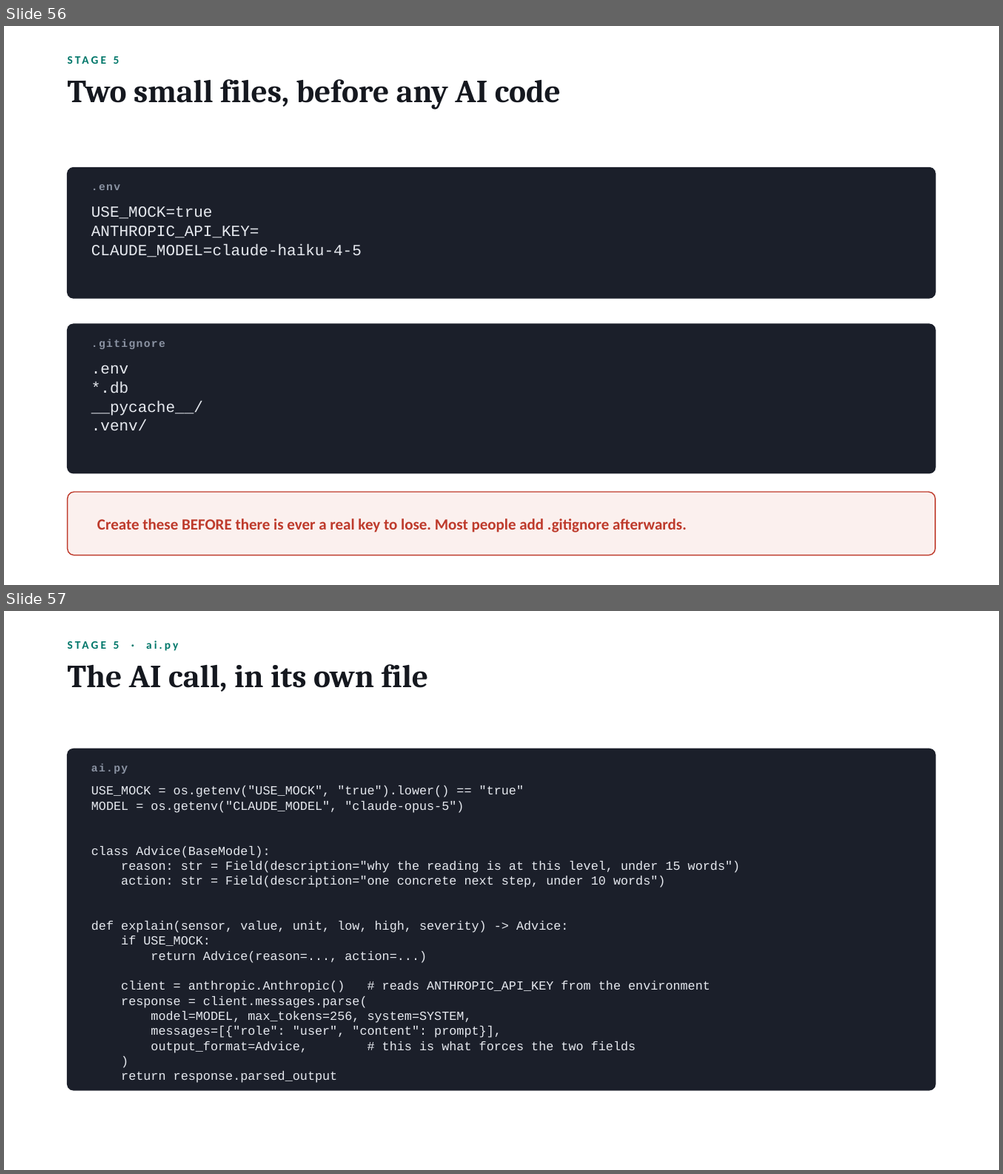
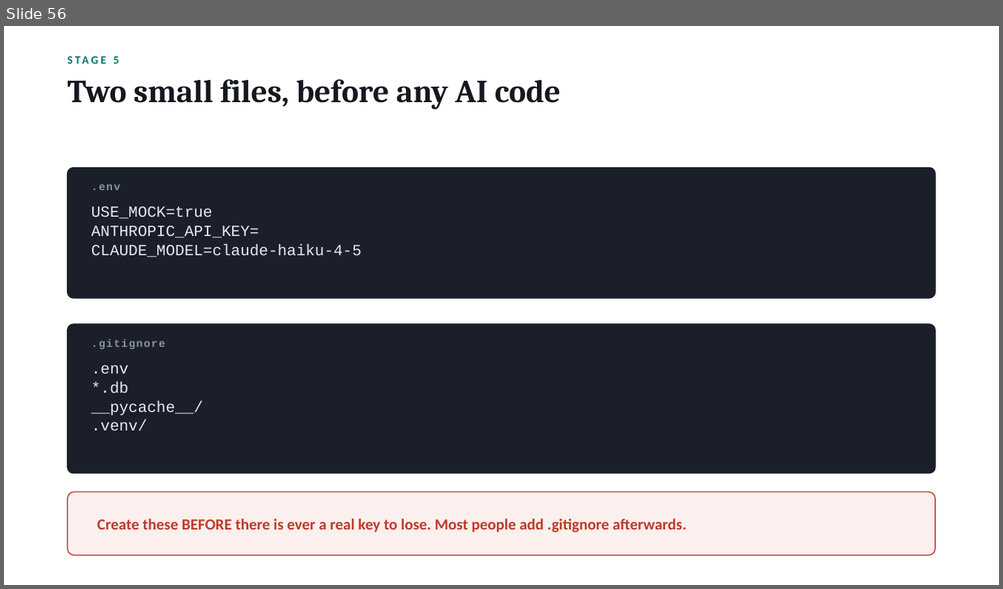
Before and after one commit to Shamsu3100/demon-, a slide deck: Nexus_Workshop_Deck.pptx. Shown one above the other, each under a label of ours: slides 56 and 57 before the commit, slide 56 after it. The pictures are 1003x1174 and 1003x589 pixels, drawn with LibreOffice and Linux fonts; fonts in the diff are those of the drawing. Boxes give left, top, right and bottom in pixels: in the first picture for what was removed or moved away, otherwise in the second. Text is boxed around its words. In the diff, an @@ line names an element or a change of style, - is before the commit and + after.

```diff
--- a/Nexus_Workshop_Deck.pptx
+++ b/Nexus_Workshop_Deck.pptx
@@ slide 57 removed at <box>4,611,999,1170</box>, background #FFFFFF @@
@@ text removed at <box>114,641,178,651</box> @@
-STAGE 5 · ai.py
@@ text removed at <box>68,664,429,692</box> @@
-The AI call, in its own file
@@ rounded rectangle removed at <box>68,749,935,1091</box> @@
@@ text removed at <box>91,763,128,774</box> @@
-ai.py
@@ text removed at <box>91,786,740,1083</box> @@
-USE_MOCK = os.getenv("USE_MOCK", "true").lower() == "true"
-MODEL = os.getenv("CLAUDE_MODEL", "claude-opus-5")
-class Advice(BaseModel):
-reason: str = Field(description="why the reading is at this level, under 15 words")
-action: str = Field(description="one concrete next step, under 10 words")
-def explain(sensor, value, unit, low, high, severity) -> Advice:
-if USE_MOCK:
-return Advice(reason=..., action=...)
-client = anthropic.Anthropic() # reads ANTHROPIC_API_KEY from the environment
-response = client.messages.parse(
-model=MODEL, max_tokens=256, system=SYSTEM,
-messages=[{"role": "user", "content": prompt}],
-output_format=Advice, # this is what forces the two fields
-)
-return response.parsed_output
```
Also in this commit, not shown: 1 slide changed, 1 slide added, 9 other files.
